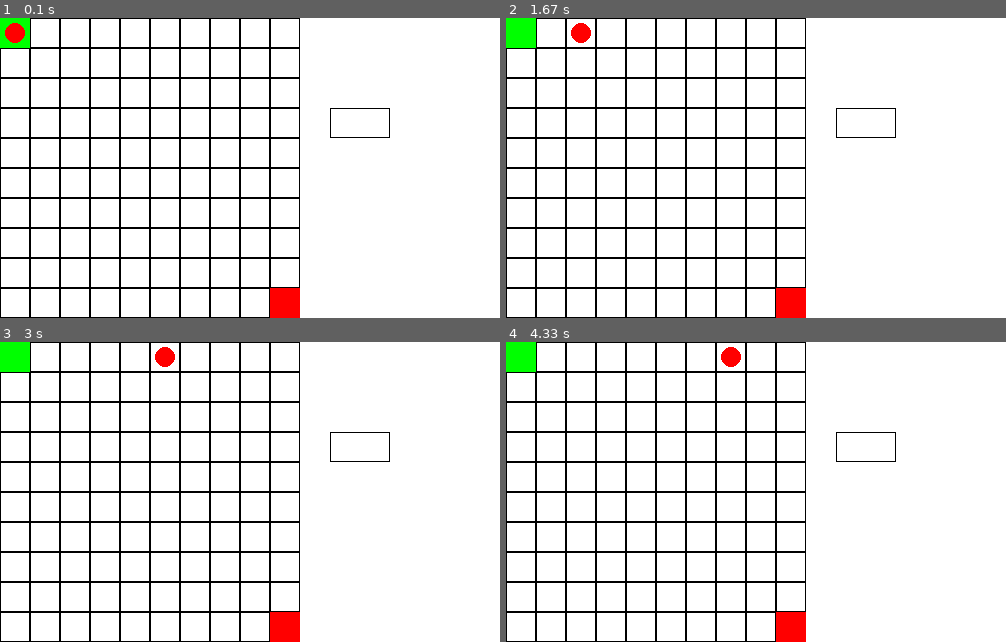
Above: before the commit, frames 1-4 (two rows, left to right).
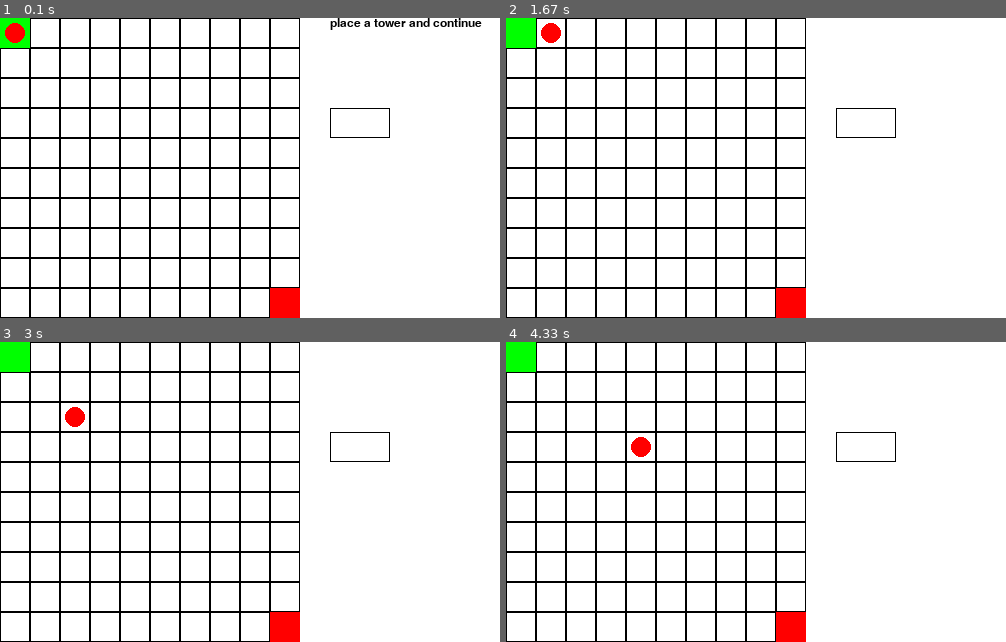
Above: after the commit, the same moments.

Repository: satisf/td_pygame
Game: pygame game, started from game/game.py
Same seed, same stepped clock (60 frames per second), same inputs: the game is played once before the commit and once after it.
Inputs (mouse positions are in pixels of both pictures, inside the frame that each line leads up to):
- Up to frame 1 (0.1 s): no input
- Up to frame 2 (1.67 s): click (866, 123) at 0.38 s; click (866, 123) at 0.72 s
- Up to frame 3 (3 s): no input
- Up to frame 4 (4.33 s): no input

The runs differ from the first frame. In frame 1, 0.5% of the frame differs, in the area x 66-97%, y 0-4%; in frame 2, 0.4%; in frame 3, 0.4%; in frame 4, 0.4%.

Commit message:
adds movement and game state and text

Diff:
--- a/game/game.py
+++ b/game/game.py
@@ -1,6 +1,7 @@
 import sys
 import pygame
 import time
+import pygame.freetype
 from pygame.locals import *
 from config import *
 from tile import Tile
@@ -8,9 +9,6 @@
 from enemy import Enemy
 from position import Position
 from pathfinding import find_path
-
-
-pygame.init()
 
 
 def generate_map_tiles():
@@ -34,15 +32,6 @@
     return buttons
 
 
-DISPLAY_SURFACE = pygame.display.set_mode((SURFACE_WIDTH, SURFACE_HEIGHT))
-
-
-map_tiles = generate_map_tiles()
-buttons = generate_buttons()
-enemies = []
-add_enemy(enemies)
-
-
 def draw_map(surface, tiles):
     surface.fill(WHITE)
     for x in range(len(tiles)):
@@ -58,6 +47,13 @@
 def draw_enemies(surface, enemies):
     for enemy in enemies:
         enemy.draw(surface)
+
+
+def draw_text(surface, game_state, font):
+    if game_state is BUILD_TOWER:
+        font.render_to(surface, ((FIELD_SIZE + 1) * TILE_LENGTH, 0), 'place a tower and continue', BLACK)
+
+
 
 
 def find_direction(enemy, path):
@@ -78,13 +74,22 @@
     draw_map(DISPLAY_SURFACE, map_tiles)
     draw_buttons(DISPLAY_SURFACE, buttons)
     draw_enemies(DISPLAY_SURFACE, enemies)
+    draw_text(DISPLAY_SURFACE, game_state, FONT)
 
+pygame.init()
+pygame.display.set_caption('PyGame Tower Defence')
 
-pygame.display.set_caption('PyGame Tower Defence')
+DISPLAY_SURFACE = pygame.display.set_mode((SURFACE_WIDTH, SURFACE_HEIGHT))
+FONT = pygame.freetype.SysFont(None, 12)
+map_tiles = generate_map_tiles()
+buttons = generate_buttons()
+enemies = []
+add_enemy(enemies)
+game_state = BUILD_TOWER
+tower = ''
+
 draw_everything()
 
-game_state = BUILD_TOWER
-tower = ''
 
 # main game loop
 while True:
@@ -99,7 +104,10 @@
                     if (button.square.x <= mouse_x <= button.square.x2) and (
                             button.square.y <= mouse_y <= button.square.y2):
                         path = find_path(map_tiles, map_tiles[0][0])
-                        game_state = RUNNING
+                        if game_state is BUILD_TOWER:
+                            game_state = BUILD_WALLS
+                        elif game_state is BUILD_WALLS:
+                            game_state = RUNNING
                 for row in map_tiles:
                     for tile in row:
                         if (tile.square.x <= mouse_x <= tile.square.x2) and (
--- a/game/pathfinding.py
+++ b/game/pathfinding.py
@@ -10,7 +10,7 @@
             neighbours.append(map_tiles[tile.position.x - 1][tile.position.y])
     if tile.position.x + 1 < FIELD_SIZE:
         if (map_tiles[tile.position.x + 1][tile.position.y].typeTyle != WALL) and (
-                map_tiles[tile.position.x - 1][tile.position.y].typeTyle != TOWER):
+                map_tiles[tile.position.x + 1][tile.position.y].typeTyle != TOWER):
             neighbours.append(map_tiles[tile.position.x + 1][tile.position.y])
     if 0 <= tile.position.y - 1:
         if (map_tiles[tile.position.x][tile.position.y - 1].typeTyle != WALL) and (
--- a/game/tile.py
+++ b/game/tile.py
@@ -39,10 +39,6 @@
 
     def draw(self, surface):
         pygame.draw.rect(surface,
-                         WHITE,
-                         (self.square.x, self.square.y, self.square.width, self.square.height),
-                         0)
-        pygame.draw.rect(surface,
                          self.colour,
                          (self.square.x, self.square.y, self.square.width, self.square.height),
                          self.border)
